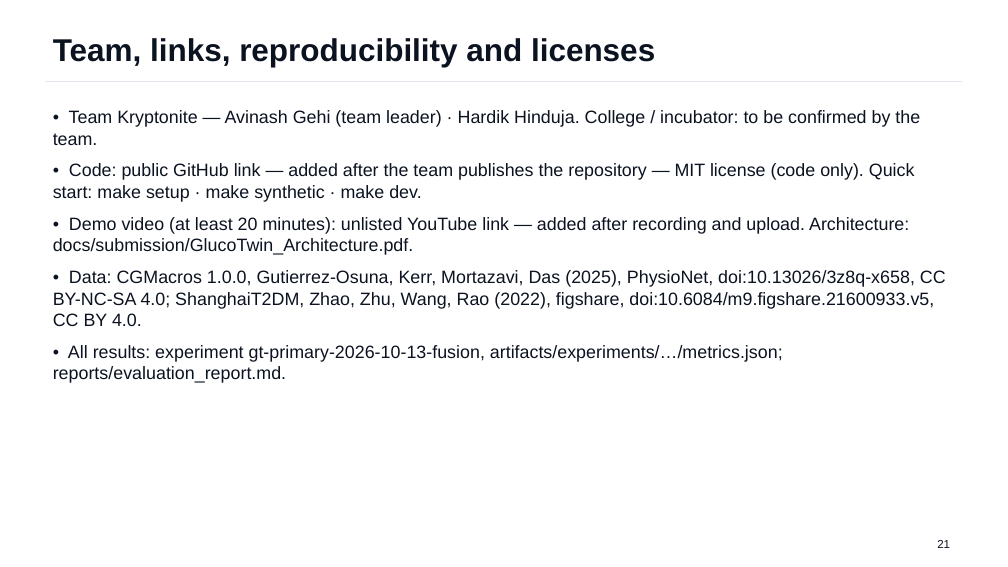
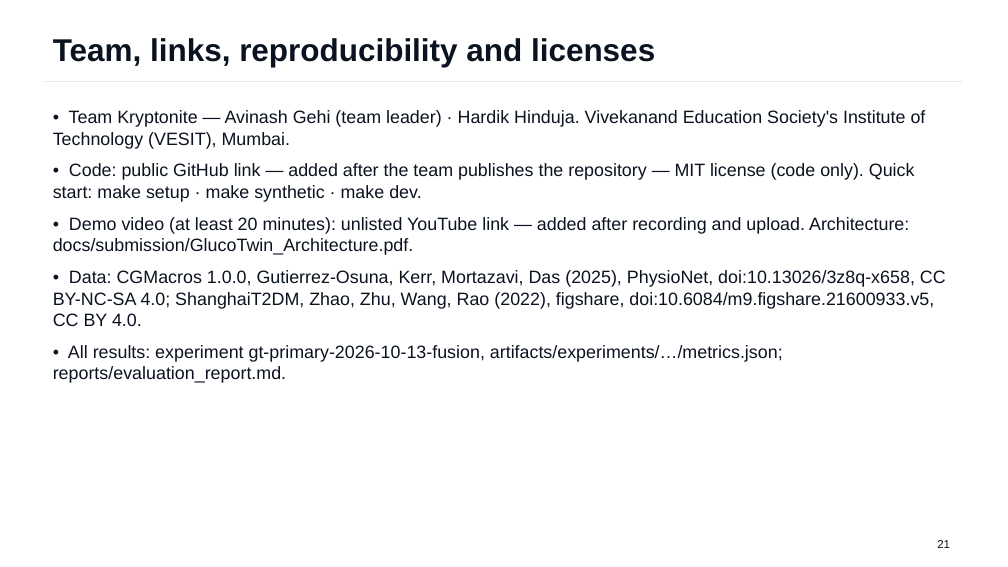
Before and after one commit to Avi36005/DigitalTwin-Challenge-Kryptonite, a slide deck: slide 21 of docs/submission/GlucoTwin_Presentation.pptx. Drawn at 1008x567 pixels with LibreOffice and Linux fonts; fonts in the diff are those of the drawing. Boxes give left, top, right and bottom in pixels: in the first picture for what was removed or moved away, otherwise in the second. Text is boxed around its words. In the diff, an @@ line names an element or a change of style, - is before the commit and + after.

Commit message:
docs: add the team's college (VESIT, Mumbai) to the README, team details, checklist and slides
College supplied by the team on 17 Oct 2026 (D-041); slides rebuilt from configs/submission.yaml. Proposed folder name Kryptonite_VESIT recorded in the checklist.

```diff
--- a/docs/submission/GlucoTwin_Presentation.pptx
+++ b/docs/submission/GlucoTwin_Presentation.pptx
@@ text at (53,110,926,149): text changed @@
-• Team Kryptonite — Avinash Gehi (team leader) · Hardik Hinduja. College / incubator: to be confirmed by the team.
+• Team Kryptonite — Avinash Gehi (team leader) · Hardik Hinduja. Vivekanand Education Society's Institute of Technology (VESIT), Mumbai.
```
Also in this commit, not shown: 1 other slide changed, 8 other files.
